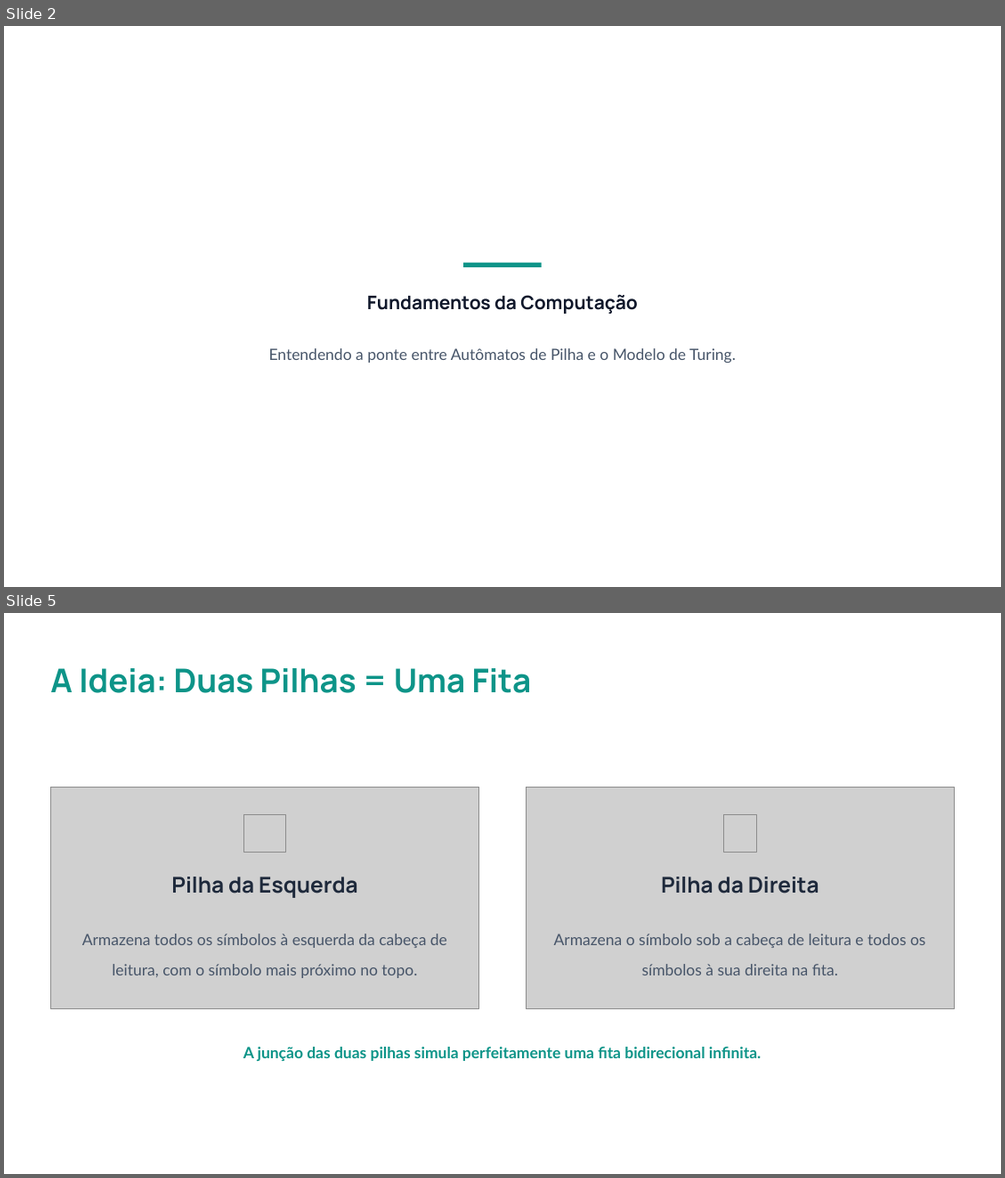
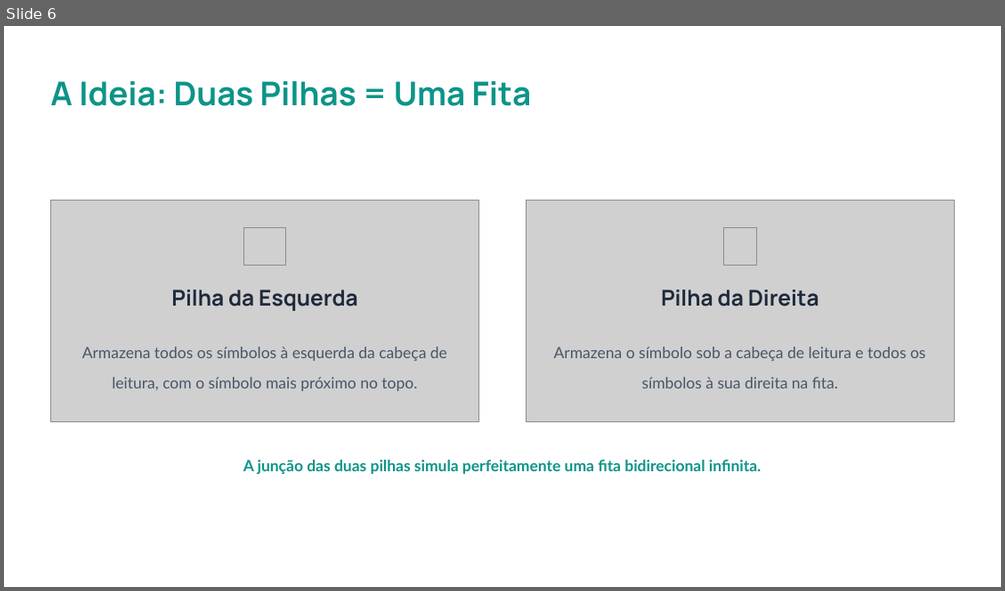
Before and after one commit to levythree/data-structures-project, a slide deck: Seminario/Máquinas de Turing com Pilhas.pptx. Shown one above the other, each under a label of ours: slides 2 and 5 before the commit, slide 6 after it; the slides between them are not shown. The pictures are 1005x1178 and 1005x591 pixels, drawn with LibreOffice and Linux fonts; fonts in the diff are those of the drawing; grey boxes stand for pictures; background and template pictures are left out. Boxes give left, top, right and bottom in pixels: in the first picture for what was removed or moved away, otherwise in the second. Text is boxed around its words. In the diff, an @@ line names an element or a change of style, - is before the commit and + after.

```diff
--- a/Seminario/Máquinas de Turing com Pilhas.pptx
+++ b/Seminario/Máquinas de Turing com Pilhas.pptx
@@ slide 2 removed at <box>4,26,1001,587</box>, background picture (left out) @@
@@ rectangle removed at <box>464,263,542,267</box> @@
@@ text removed at <box>367,294,638,313</box> @@
-Fundamentos da Computação
@@ text removed at <box>269,348,736,362</box> @@
-Entendendo a ponte entre Autômatos de Pilha e o Modelo de Turing.
@@ what was slide 5 is now slide 6 @@
```
Also in this commit, not shown: 3 slides changed, 3 slides added, 1 other slide removed, 9 other files.
